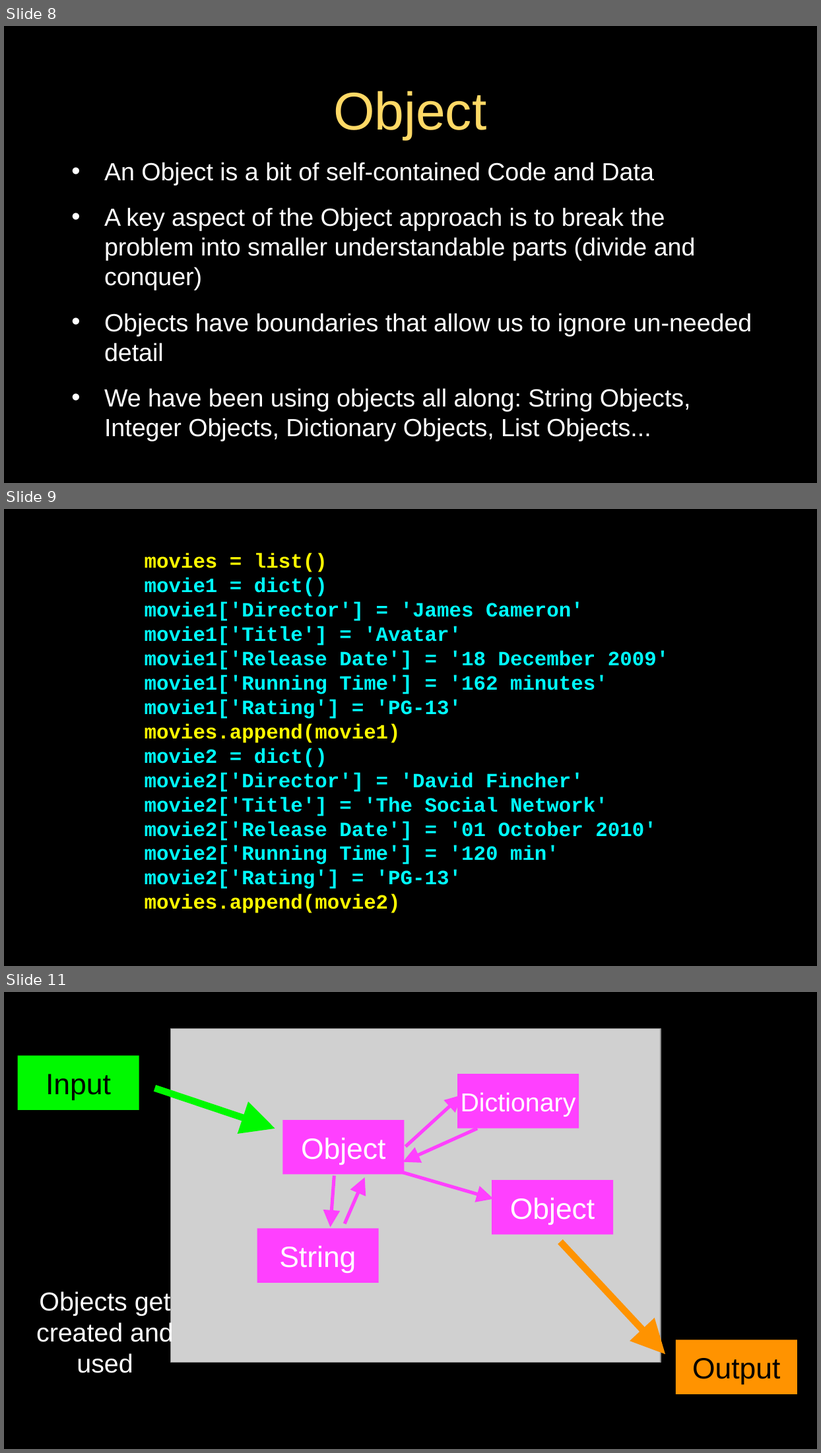
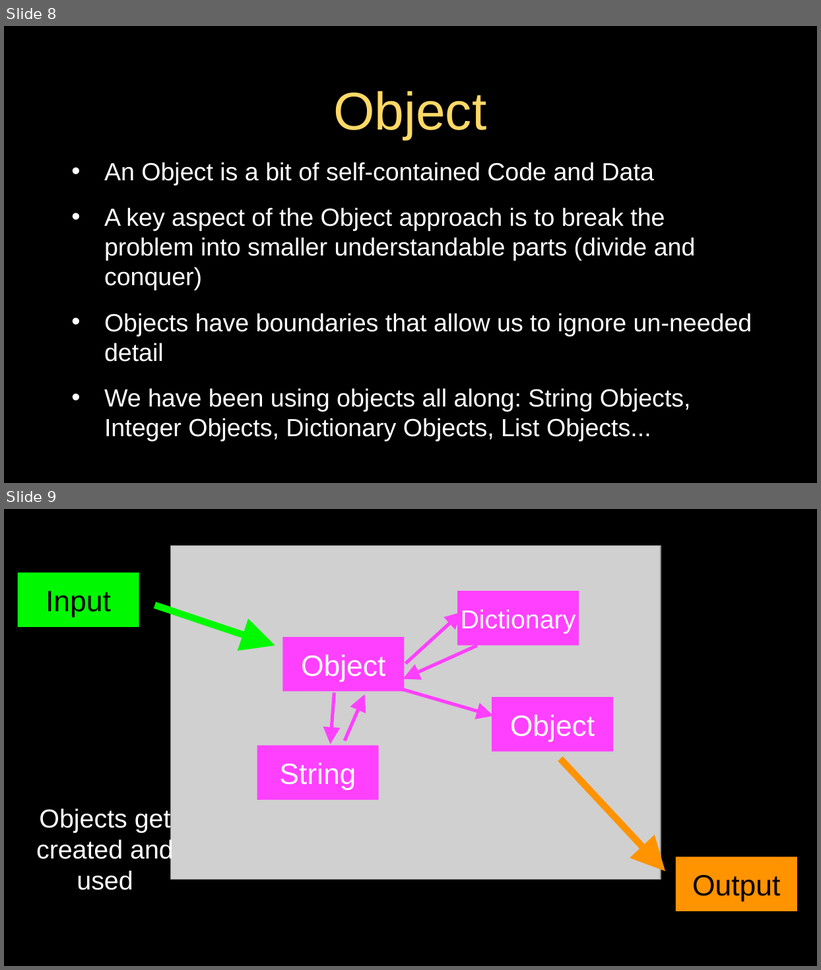
Before and after one commit to csev/py4e, a slide deck: lectures3/Pythonlearn-14-Objects.pptx. Shown one above the other, each under a label of ours: slides 8, 9 and 11 before the commit, slides 8 and 9 after it; the slides between them are not shown. The pictures are 821x1453 and 821x970 pixels, drawn with LibreOffice and Linux fonts; fonts in the diff are those of the drawing; grey boxes stand for pictures. Boxes give left, top, right and bottom in pixels: in the first picture for what was removed or moved away, otherwise in the second. Text is boxed around its words. In the diff, an @@ line names an element or a change of style, - is before the commit and + after.

```diff
--- a/lectures3/Pythonlearn-14-Objects.pptx
+++ b/lectures3/Pythonlearn-14-Objects.pptx
@@ slide 9 removed at [4,509,817,966], background #000000; not listed: 1 template element that a slide beside it also shows @@
@@ text removed at [145,553,669,914] @@
-movies = list()
-movie1 = dict()
-movie1['Director'] = 'James Cameron'
-movie1['Title'] = 'Avatar'
-movie1['Release Date'] = '18 December 2009'
-movie1['Running Time'] = '162 minutes'
-movie1['Rating'] = 'PG-13'
-movies.append(movie1)
-movie2 = dict()
-movie2['Director'] = 'David Fincher'
-movie2['Title'] = 'The Social Network'
-movie2['Release Date'] = '01 October 2010'
-movie2['Running Time'] = '120 min'
-movie2['Rating'] = 'PG-13'
-movies.append(movie2)
@@ what was slide 11 is now slide 9 @@
```
Also in this commit, not shown: 10 slides changed, 4 other slides removed, 1 other file.
